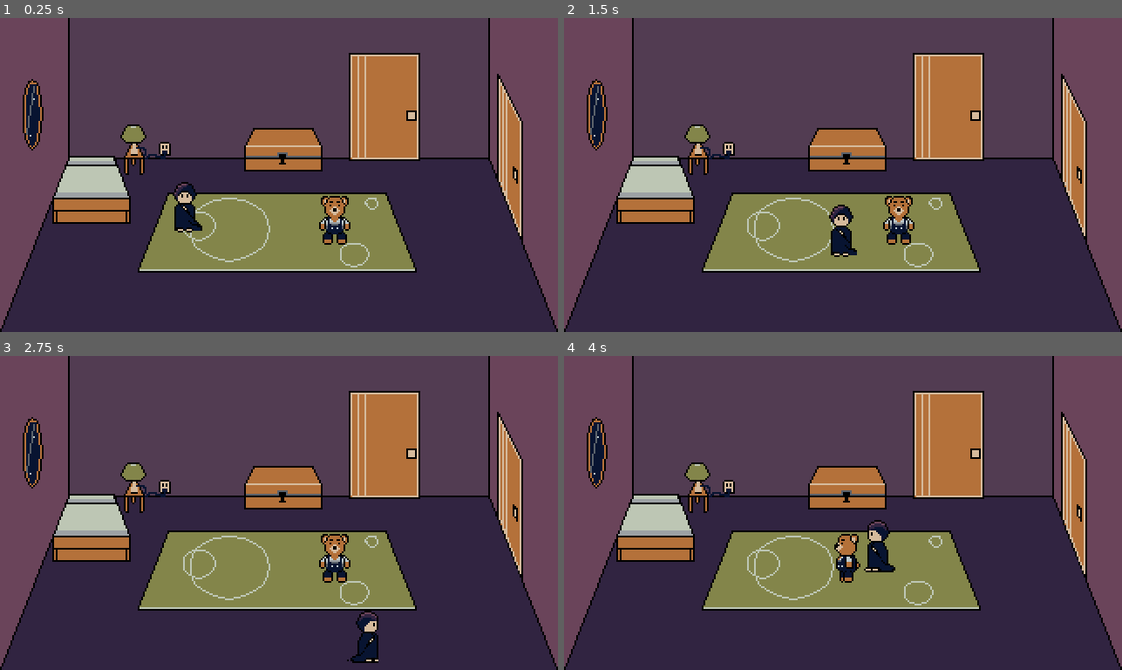
Above: before the commit, frames 1-4 (two rows, left to right).
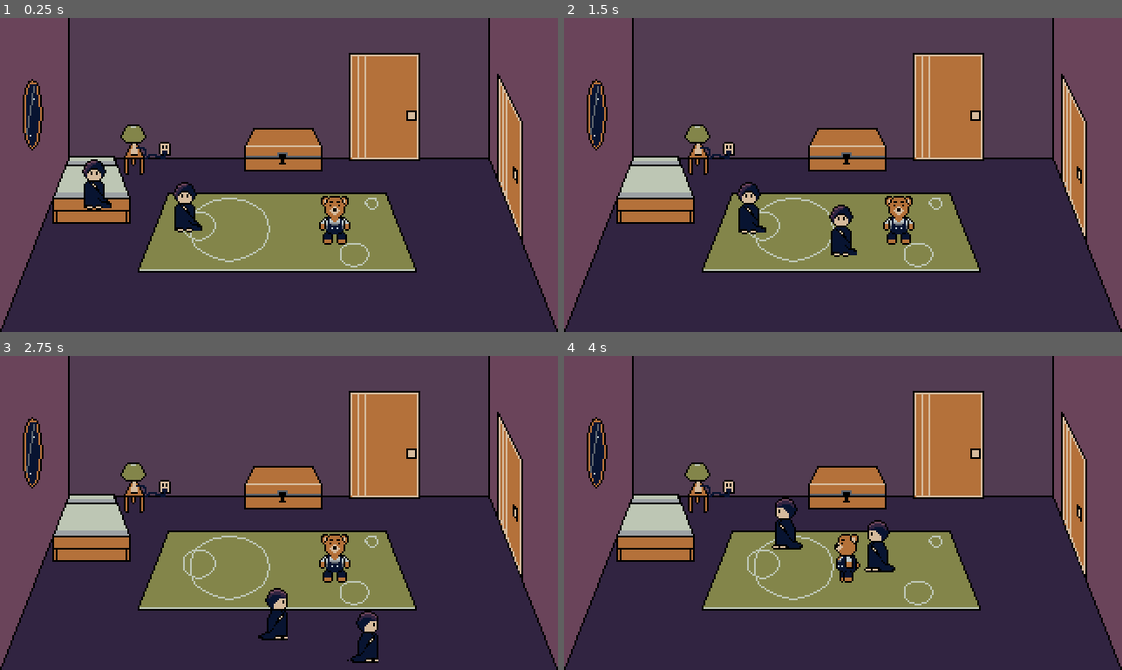
Above: after the commit, the same moments.

Repository: emilygmorse/Powerless
Game: Godot game, scene res://game.tscn
Same seed, same stepped clock (60 frames per second), same inputs: the game is played once before the commit and once after it. This scene is started directly instead of the project's main scene.
Inputs:
- Up to frame 1 (0.25 s): no input
- Up to frame 2 (1.5 s): tap Enter at 0.5 s; hold Right (move_right) 0.53-1.28 s; hold E (interact) 0.53-1.28 s; hold Down (move_down) from 1.28 s (still down); tap E (interact) at 1.35 s
- Up to frame 3 (2.75 s): release Down (move_down) at 2.03 s; hold Right (move_right) from 2.03 s (still down); hold E (interact) from 2.03 s (still down)
- Up to frame 4 (4 s): release Right (move_right) at 2.78 s; release E (interact) at 2.78 s; hold Up (move_up) 2.78-3.53 s; tap E (interact) at 2.85 s; hold Left (move_left) from 3.53 s (still down); hold E (interact) from 3.53 s (still down)

The runs differ from the first frame. In frame 1, 0.5% of the frame differs, in the area x 14-20%, y 45-62%; in frame 2, 0.6%; in frame 3, 0.6%, in the area x 46-52%, y 73-91%; in frame 4, 0.6%.
Error after the commit: Invalid access to property or key 'value' on a base object of type 'null instance'. (res://characters/kid.gd:42)

Commit message:
fear meter -- preliminary work on the fear meter

Diff:
--- a/characters/kid.gd
+++ b/characters/kid.gd
@@ -5,8 +5,10 @@
 @onready var all_interactions = []
 @onready var interact_label = $"Interaction Components/Interact Label"
 @onready var hurt_box: Area2D = $HurtBox
+@onready var fearMeter = $FearMeter/FearMeter
 
 signal door(door_info: String)
+signal health
 
 func _ready() -> void:
 	$AnimatedSprite2D.play()
@@ -36,6 +38,8 @@
 	if event.is_action_pressed("interact"):
 		execute_interaction()
 
+func _on_fear_increased():
+	fearMeter.value -= 10
 
 #Interaction Methods
 
@@ -68,3 +72,5 @@
 			"door": door.emit(cur_interactions.interact_value)
 			"pop_up":
 				cur_interactions._emit_pop_up_signal()
+			"health_tick_placeholder":
+				_on_fear_increased()
--- a/characters/kid.tscn
+++ b/characters/kid.tscn
@@ -1,7 +1,8 @@
-[gd_scene load_steps=28 format=3 uid="uid://b18tnddomyy4q"]
+[gd_scene load_steps=29 format=3 uid="uid://b18tnddomyy4q"]
 
 [ext_resource type="Script" path="res://characters/kid.gd" id="1_4h2o2"]
 [ext_resource type="Texture2D" uid="uid://bprsuigcb8jhr" path="res://images/kidsheet.png" id="2_p6xms"]
+[ext_resource type="PackedScene" uid="uid://bfsga4c1cild8" path="res://characters/FearMeter.tscn" id="3_fwiid"]
 
 [sub_resource type="CircleShape2D" id="CircleShape2D_igd3e"]
 radius = 8.0
@@ -251,5 +252,19 @@
 position = Vector2(-1, 0)
 shape = SubResource("CapsuleShape2D_qu588")
 
+[node name="FearMeter" parent="." instance=ExtResource("3_fwiid")]
+
+[node name="FearMeter" parent="FearMeter" index="0"]
+anchors_preset = 0
+offset_left = 0.0
+offset_top = 0.0
+offset_right = 65.0
+offset_bottom = 6.0
+grow_horizontal = 1
+grow_vertical = 1
+value = 60.0
+
 [connection signal="area_entered" from="Interaction Components/Interaction Area" to="." method="_on_interaction_area_area_entered"]
 [connection signal="area_exited" from="Interaction Components/Interaction Area" to="." method="_on_interaction_area_area_exited"]
+
+[editable path="FearMeter"]
--- a/game.tscn
+++ b/game.tscn
@@ -3,7 +3,7 @@
 [ext_resource type="Script" path="res://game.gd" id="1_4lv2d"]
 [ext_resource type="PackedScene" uid="uid://b18tnddomyy4q" path="res://characters/kid.tscn" id="2_awmkx"]
 [ext_resource type="PackedScene" uid="uid://bdngx7orlcqdx" path="res://characters/teddy.tscn" id="3_cjk31"]
-[ext_resource type="PackedScene" uid="uid://bpos8fneogbdf" path="res://rooms/bedroom.tscn" id="4_7jm3a"]
+[ext_resource type="PackedScene" uid="uid://bpos8fneogbdf" path="res://Rooms/bedroom.tscn" id="4_7jm3a"]
 
 [node name="Game" type="Node2D"]
 script = ExtResource("1_4lv2d")
--- a/rooms/bedroom.tscn
+++ b/rooms/bedroom.tscn
@@ -1,9 +1,28 @@
-[gd_scene load_steps=2 format=3 uid="uid://bpos8fneogbdf"]
+[gd_scene load_steps=4 format=3 uid="uid://bpos8fneogbdf"]
 
-[ext_resource type="Texture2D" uid="uid://trw33c8i7p8t" path="res://images/scenes/bedroom.png" id="1_d3qdy"]
+[ext_resource type="Texture2D" uid="uid://by7f7pin1j7nc" path="res://images/scenes/bedroom.png" id="1_d3qdy"]
+[ext_resource type="PackedScene" uid="uid://b18tnddomyy4q" path="res://characters/kid.tscn" id="2_271b7"]
+[ext_resource type="PackedScene" uid="uid://bfdywxegc1iui" path="res://Game Components/InteractArea/interact_area.tscn" id="3_fobfq"]
 
 [node name="Bedroom" type="Node2D"]
 
 [node name="Sprite2D" type="Sprite2D" parent="."]
 texture = ExtResource("1_d3qdy")
 centered = false
+
+[node name="Kid" parent="." instance=ExtResource("2_271b7")]
+position = Vector2(55, 95)
+
+[node name="FearMeter" parent="Kid/FearMeter" index="0"]
+offset_left = 4.0
+offset_top = 5.0
+offset_right = 69.0
+offset_bottom = 11.0
+
+[node name="InteractArea" parent="." instance=ExtResource("3_fobfq")]
+position = Vector2(162, 74)
+interact_label = "Try fear meter"
+interact_type = "health_tick_placeholder"
+
+[editable path="Kid"]
+[editable path="Kid/FearMeter"]
--- a/test_files/test_room.tscn
+++ b/test_files/test_room.tscn
@@ -49,14 +49,14 @@
 
 [node name="InteractArea" parent="." instance=ExtResource("6_34kn5")]
 position = Vector2(103, 155)
-scale = Vector2(4, 4)
+scale = Vector2(2, 2)
 interact_label = "Interact with table"
 interact_type = "print_text"
 interact_value = "Yay it worked!"
 
 [node name="InteractArea2" parent="." instance=ExtResource("6_34kn5")]
-position = Vector2(114, 80)
-scale = Vector2(4, 4)
+position = Vector2(110, 78)
+scale = Vector2(2, 2)
 interact_label = "Open drawers"
 interact_type = "pop_up"
 interact_value = "puzzle time"
@@ -70,6 +70,12 @@
 [node name="Kid" parent="." instance=ExtResource("2_cthb7")]
 position = Vector2(170, 122)
 
+[node name="InteractArea3" parent="." instance=ExtResource("6_34kn5")]
+position = Vector2(251, 110)
+scale = Vector2(2, 2)
+interact_label = "Try hitbox"
+interact_type = "health_tick_placeholder"
+
 [connection signal="pop_up" from="InteractArea2" to="." method="_on_interact_with_drawers_pop_up"]
 [connection signal="pressed" from="DrawerPopUp/Camera2D/Button" to="." method="_on_button_pressed"]
 
Not shown: 1 places in test_files/test_room.tscn that only renumber resources
Not shown: 1 places in test_files/test_room_2.tscn that only renumber resources
Not shown: 1 places in title_screen.tscn that only renumber resources
